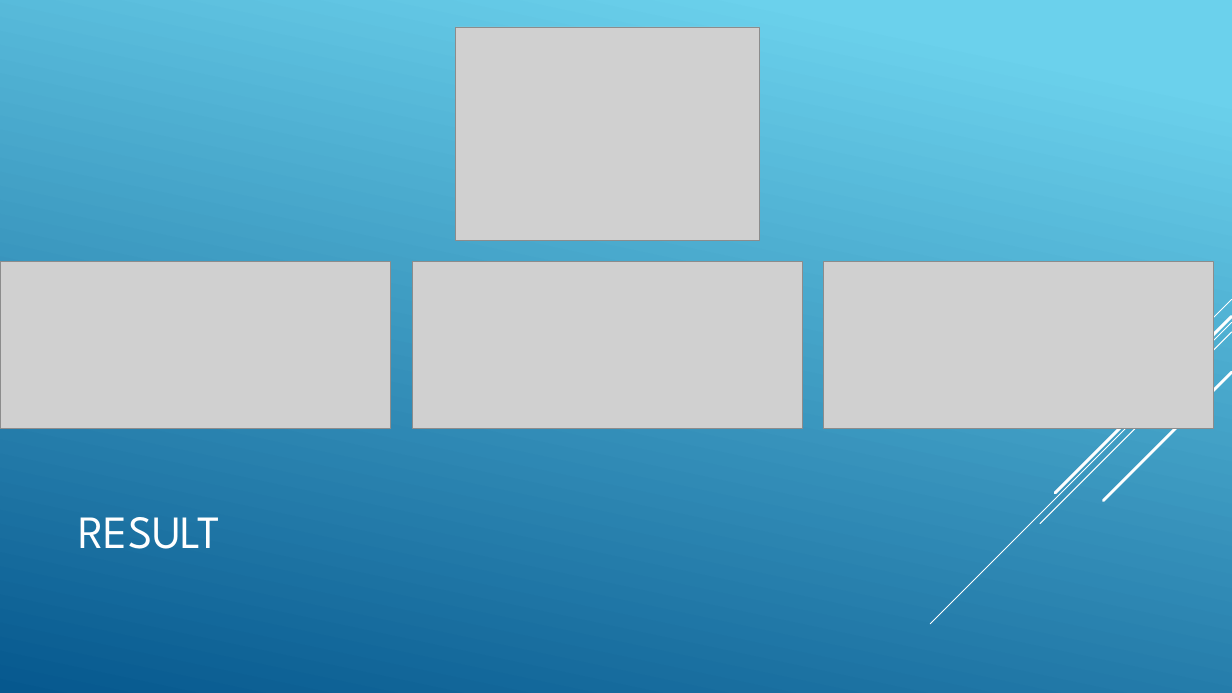
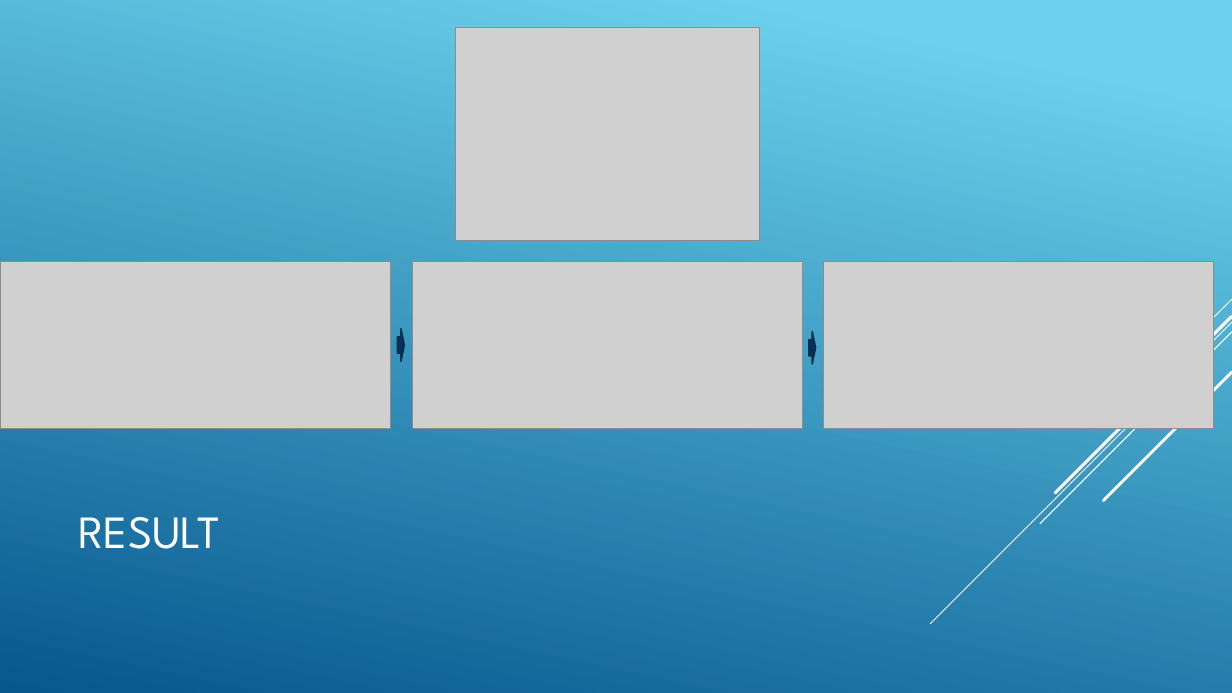
Before and after one commit to jnguyen1192/SIA, a slide deck: slide 18 of SAI_presentation.pptx. Drawn at 1232x693 pixels with LibreOffice and Linux fonts; fonts in the diff are those of the drawing; grey boxes stand for pictures. Boxes give left, top, right and bottom in pixels: in the first picture for what was removed or moved away, otherwise in the second. Text is boxed around its words. In the diff, an @@ line names an element or a change of style, - is before the commit and + after.

Commit message:
#12 Arrows added on solution slides on presentation

```diff
--- a/SAI_presentation.pptx
+++ b/SAI_presentation.pptx
@@ right arrow added at <box>397,329,404,361</box>, fill #052F61, outline #043148 1.25 pt @@
@@ right arrow added at <box>809,332,815,364</box>, fill #052F61, outline #043148 1.25 pt @@
```
